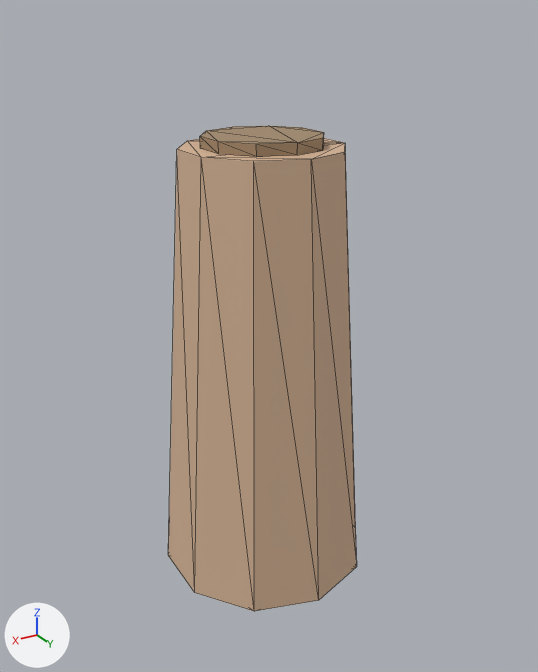
The glTF model assets/3d/models/building_bloomery_complete.glb as it was, and as the next commit left it.
One viewpoint serves both versions: a 50 mm lens placed at (0.35, 3.29, 2.12), pointed at (-1.01, 1.03, 0.99). Arrows for +X, +Y and +Z are at lower left; the lights stay in place. The picture after the commit comes second. Mesh edges are drawn as thin lines. Vertices at exactly the same position are counted once.

Objects in the first picture: 'building_bloomery_complete'.
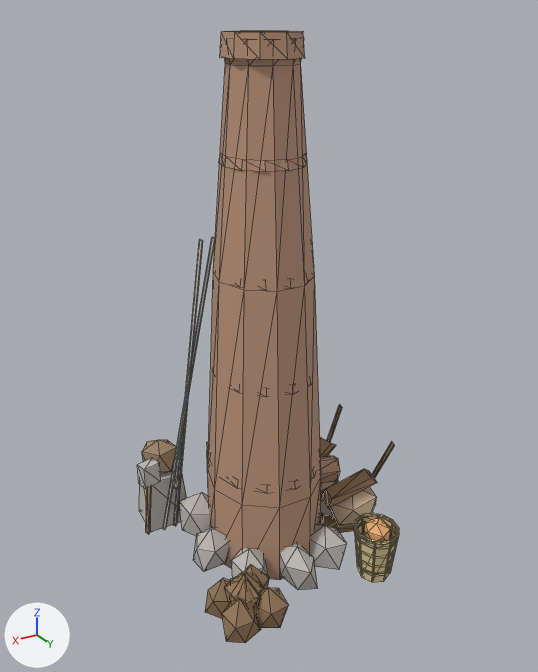
The change, as a list of edits to the scene's bpy script:
```text
Change mat_clay:
    mat_clay.base_color: (0.66, 0.45, 0.3) -> (0.5, 0.3, 0.2)  # beige #d4b395 -> beige #bc957c
Add mat_hide:
    mat_hide = principled_material('hide')
    mat_hide.base_color = (0.62, 0.47, 0.32)  # beige #ceb699
    mat_hide.roughness = 0.85
Add mat_wood:
    mat_wood = principled_material('wood')
    mat_wood.base_color = (0.58, 0.4, 0.22)  # beige #c8aa81
    mat_wood.roughness = 0.85
Add mat_vein:
    mat_vein = principled_material('vein')
    mat_vein.base_color = (0.8, 0.42, 0.18)  # beige #e7ad76
    mat_vein.roughness = 0.85
Add mat_thatch:
    mat_thatch = principled_material('thatch')
    mat_thatch.base_color = (0.78, 0.64, 0.33)  # beige #e5d19b
    mat_thatch.roughness = 0.85
Add mat_metal:
    mat_metal = principled_material('metal')
    mat_metal.base_color = (0.62, 0.6, 0.56)  # light grey #cecbc5
    mat_metal.roughness = 0.85
Add mat_stone:
    mat_stone = principled_material('stone')
    mat_stone.base_color = (0.52, 0.5, 0.47)  # light grey #bfbcb6
    mat_stone.roughness = 0.85
Add mat_wood_dark:
    mat_wood_dark = principled_material('wood_dark')
    mat_wood_dark.base_color = (0.3, 0.19, 0.1)  # brown #957959
    mat_wood_dark.roughness = 0.85
Change me_building_bloomery_complete:
    used by ob_building_bloomery_complete; location = (0.0, 0.0, 0.0)
    remove me_building_bloomery_complete.from_pydata(...)  # 40 vertices, 72 faces; spans x -1.4..-0.6, y 0.58..1.42, z 0.0..1.74
    add me_building_bloomery_complete.from_pydata(...)  # 855 vertices, 1298 faces; spans x -1.5..-0.5, y 0.5..1.5, z 0.0..2.07
    me_building_bloomery_complete part 1: a new loose piece, an icosphere of 20 faces spanning x -0.73..-0.698, y 0.706..0.74, z 0.208..0.278, in mat_metal (light grey #cecbc5)
    me_building_bloomery_complete part 2: the loose piece of 20 vertices spanning x -1.4..-0.6, y 0.58..1.42, z 0.0..1.7 is rebuilt with 50 vertices and now spans x -1.24..-0.77, y 0.74..1.24, z 0.0..2.05
    me_building_bloomery_complete part 3: the loose piece of 20 vertices spanning x -1.21..-0.79, y 0.78..1.22, z 1.7..1.74 is deleted
    me_building_bloomery_complete part 4: 709 vertices added at x -1.5..-0.5, y 0.5..1.5, z 0.0..1.67
    me_building_bloomery_complete part 5: 20 vertices added at x -1.14..-0.87, y 0.84..1.15, z 1.99..2.07
    other edits to the shape of me_building_bloomery_complete do not show in these pictures
    add me_building_bloomery_complete.materials.append(mat_stone)  # light grey #bfbcb6
    add me_building_bloomery_complete.materials.append(mat_wood_dark)  # brown #957959
    add me_building_bloomery_complete.materials.append(mat_hide)  # beige #ceb699
    add me_building_bloomery_complete.materials.append(mat_metal)  # light grey #cecbc5
    add me_building_bloomery_complete.materials.append(mat_wood)  # beige #c8aa81
    add me_building_bloomery_complete.materials.append(mat_thatch)  # beige #e5d19b
    add me_building_bloomery_complete.materials.append(mat_vein)  # beige #e7ad76
```

Boxes (x1, y1, x2, y2) around the edits, measured in the pictures (538 x 672 px):
'building_bloomery_complete', recoloured, reshaped (38% wider, 26% taller)
    before: (168, 126, 357, 611)
    after: (137, 30, 399, 643)
part 1 of me_building_bloomery_complete, added
    after: (173, 476, 179, 489)
part 2 of me_building_bloomery_complete, rebuilt (40% narrower, 15% taller)
    before: (168, 138, 357, 611)
    after: (208, 38, 321, 580)
part 3 of me_building_bloomery_complete, deleted (beige)
    before: (200, 126, 324, 157)
part 4 of me_building_bloomery_complete, added
    after: (137, 152, 399, 643)
part 5 of me_building_bloomery_complete, added (beige)
    after: (220, 30, 305, 59)
